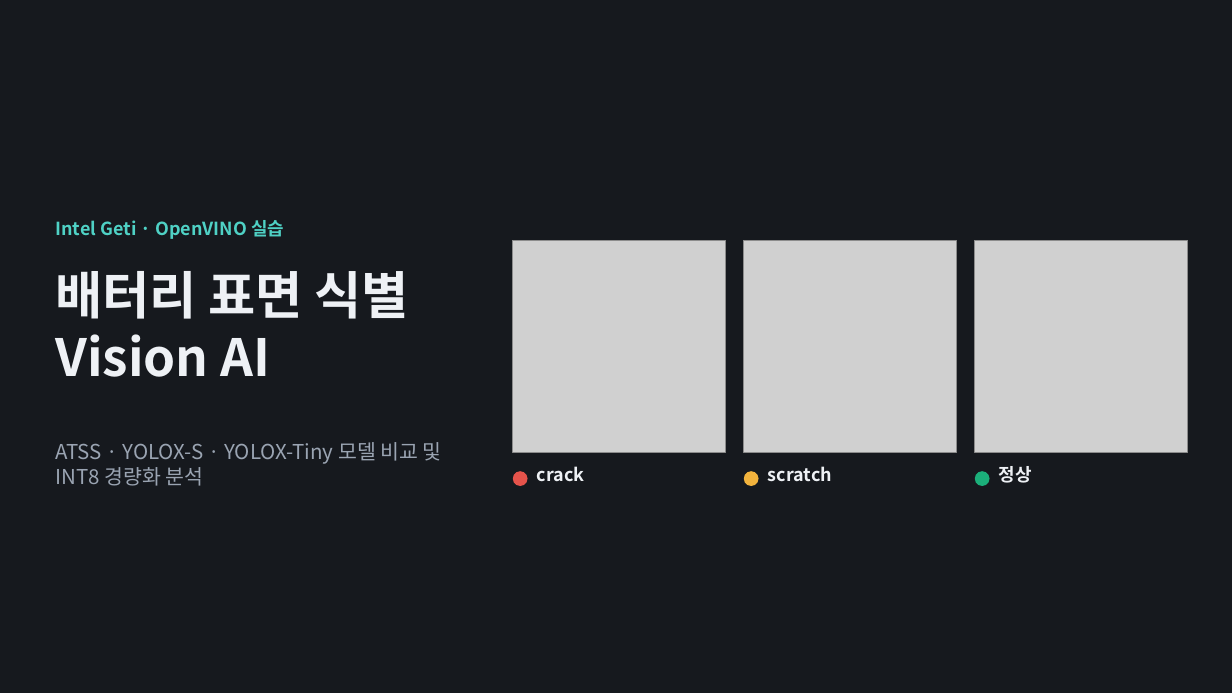
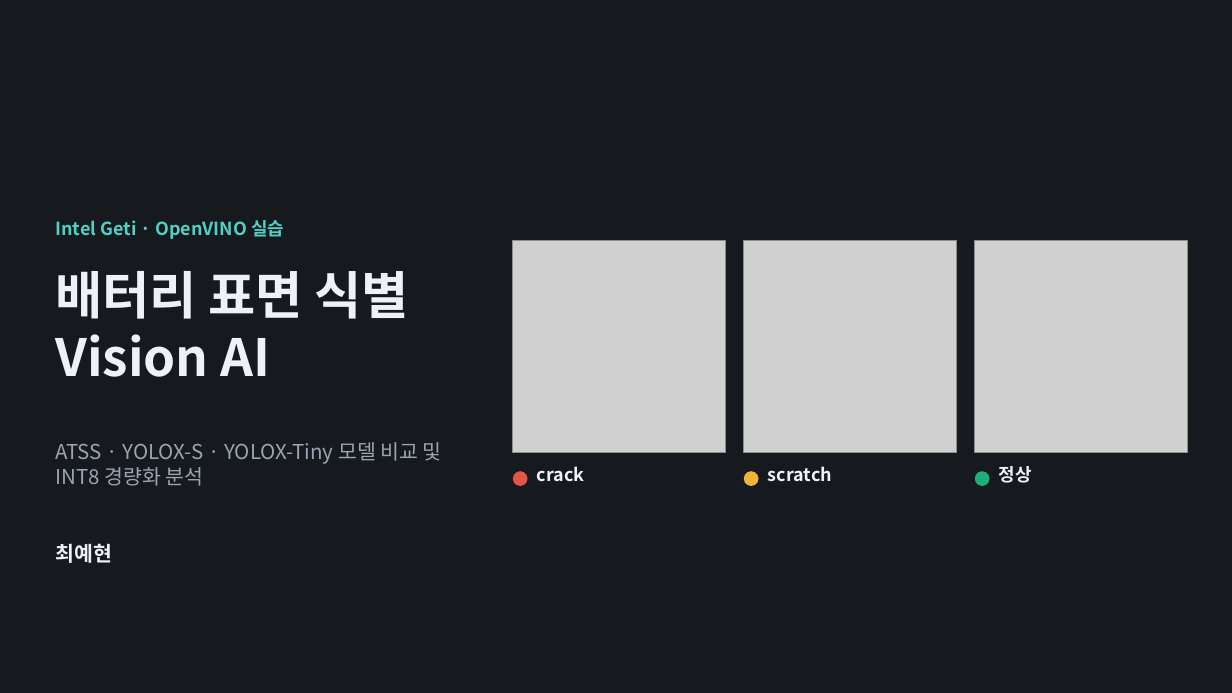
Before and after one commit to se4nchoi/batteryvision, a slide deck: slide 1 of docs/submission/BatteryVision_발표.pptx. Drawn at 1232x693 pixels with LibreOffice and Linux fonts; fonts in the diff are those of the drawing; grey boxes stand for pictures. Boxes give left, top, right and bottom in pixels: in the first picture for what was removed or moved away, otherwise in the second. Text is boxed around its words. In the diff, an @@ line names an element or a change of style, - is before the commit and + after.

```diff
--- a/docs/submission/BatteryVision_발표.pptx
+++ b/docs/submission/BatteryVision_발표.pptx
@@ text added at (55, 543, 112, 563), 16 pt, text #EEF1F5, bold @@
+최예현
```
Also in this commit, not shown: 4 other slides changed, 1 slide added, 3 other files.
